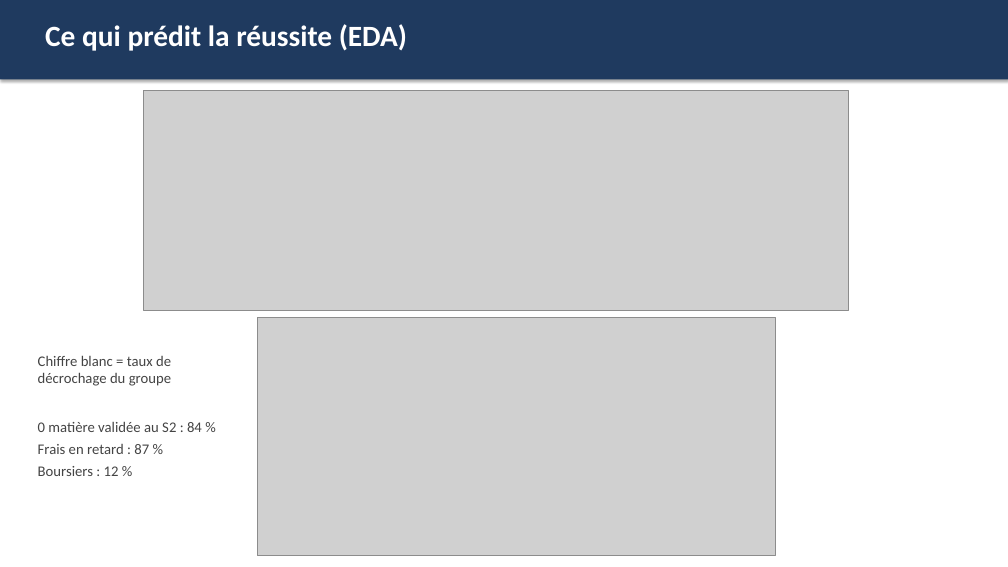
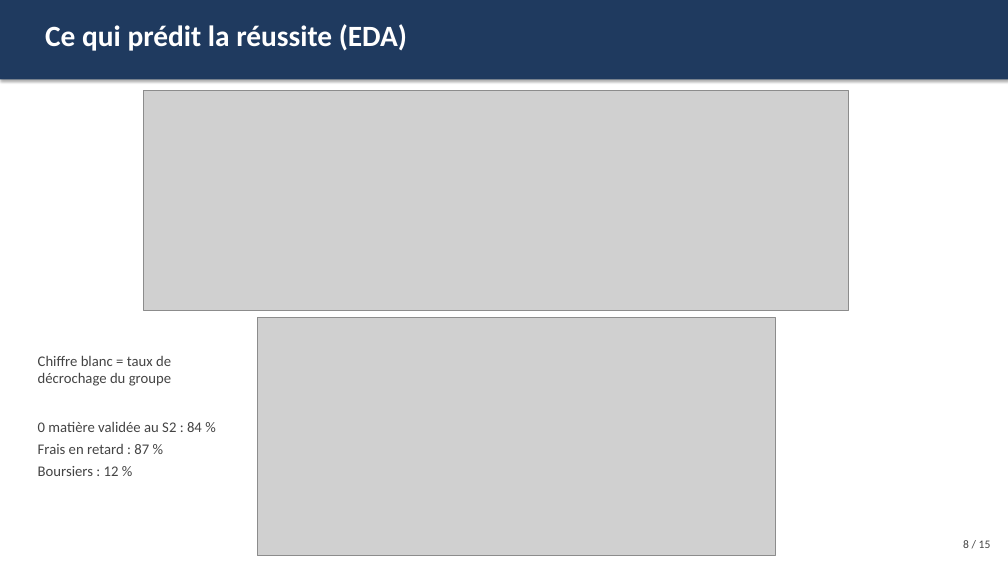
Before and after one commit to TheGoatLucien/ANN-playground, a slide deck: slide 8 of slides/ANN_playground_presentation.pptx (slide 9 before the commit). Drawn at 1008x567 pixels with LibreOffice and Linux fonts; fonts in the diff are those of the drawing; grey boxes stand for pictures. Boxes give left, top, right and bottom in pixels: in the first picture for what was removed or moved away, otherwise in the second. Text is boxed around its words. In the diff, an @@ line names an element or a change of style, - is before the commit and + after.

```diff
--- a/slides/ANN_playground_presentation.pptx
+++ b/slides/ANN_playground_presentation.pptx
@@ text added at (963, 540, 991, 548), 11 pt, text #444444 @@
+8 / 15
```
Also in this commit, not shown: 10 other slides changed, 3 slides added, 4 slides removed.
